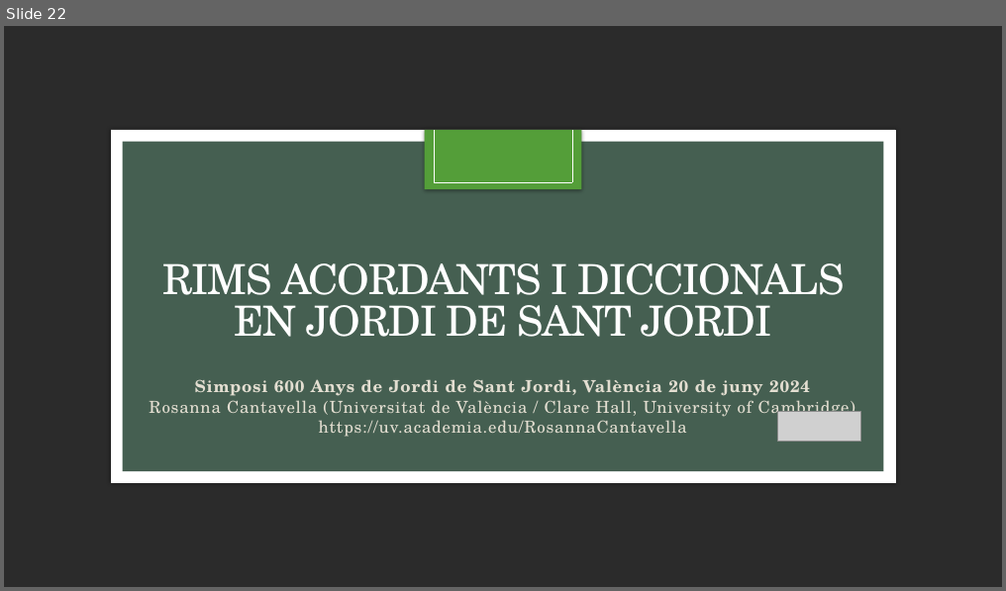
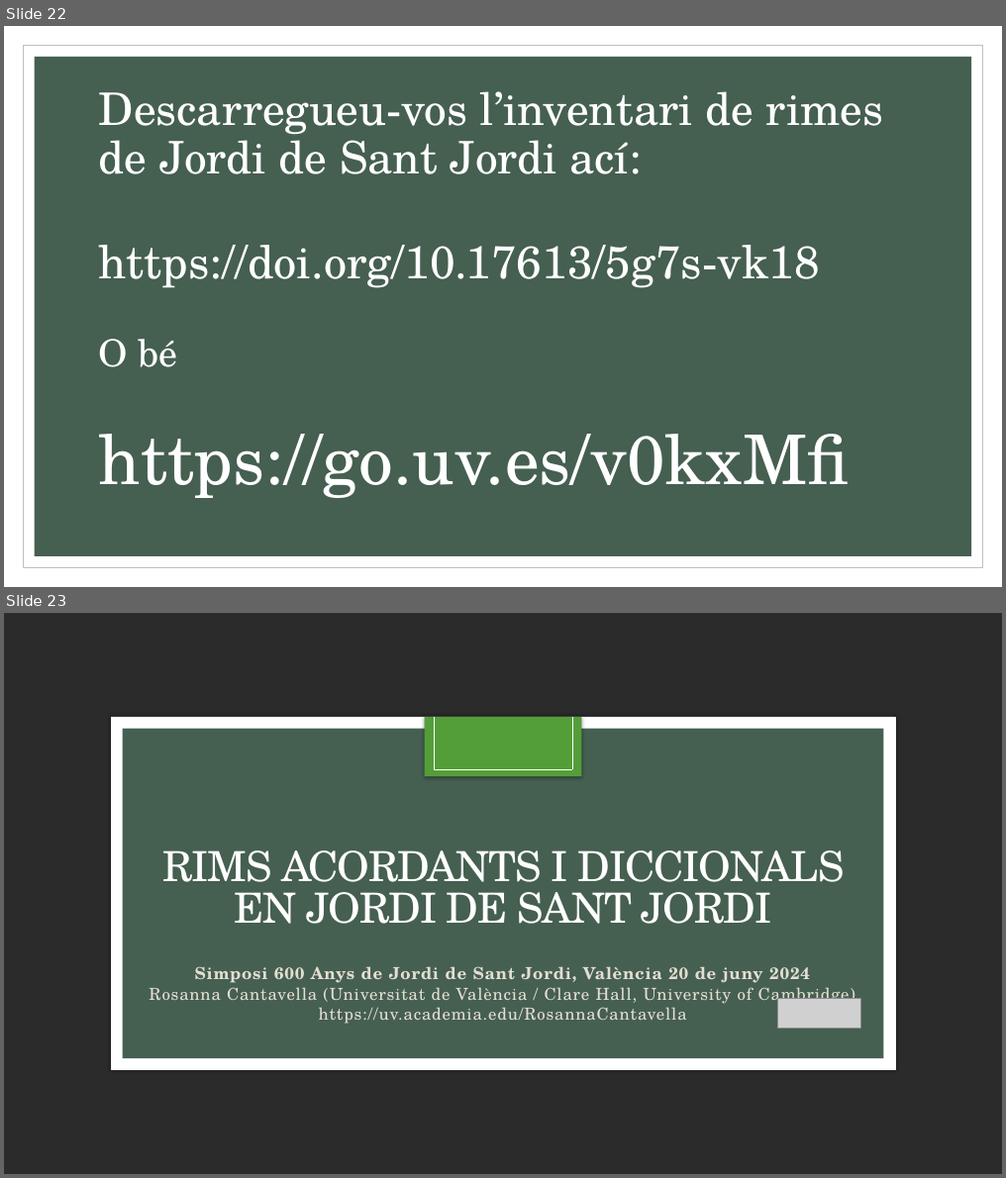
Before and after one commit to Cantavestrella/Rima-en-Jordi-de-Sant-Jordi, a slide deck: Cantavella Rima de mèrit JSJ 2024.pptx. Shown one above the other, each under a label of ours: slide 22 before the commit, slides 22 and 23 after it. The pictures are 1006x591 and 1006x1178 pixels, drawn with LibreOffice and Linux fonts; fonts in the diff are those of the drawing; grey boxes stand for pictures; background and template pictures are left out; a plain dark background stands for a picture behind light text. Boxes give left, top, right and bottom in pixels: in the first picture for what was removed or moved away, otherwise in the second. Text is boxed around its words. In the diff, an @@ line names an element or a change of style, - is before the commit and + after.

```diff
--- a/Cantavella Rima de mèrit JSJ 2024.pptx
+++ b/Cantavella Rima de mèrit JSJ 2024.pptx
@@ slide 22 added at [4, 26, 1002, 587], background #FFFFFF @@
@@ rectangle added at [24, 46, 983, 568], fill #FFFFFF, outline #BFBFBF 0.5 pt @@
@@ rectangle added at [35, 57, 972, 557], fill #455F51 @@
@@ title added at [99, 91, 883, 174], 43.2 pt, text #FFFFFF @@
+Descarregueu-vos l’inventari de rimes de Jordi de Sant Jordi ací:
@@ text added at [99, 245, 849, 498], 44 pt, text #FFFFFF @@
+https://doi.org/10.17613/5g7s-vk18
+O bé
+https://go.uv.es/v0kxMfi
@@ what was slide 22 is now slide 23 @@
```
Also in this commit, not shown: 2 other files.
